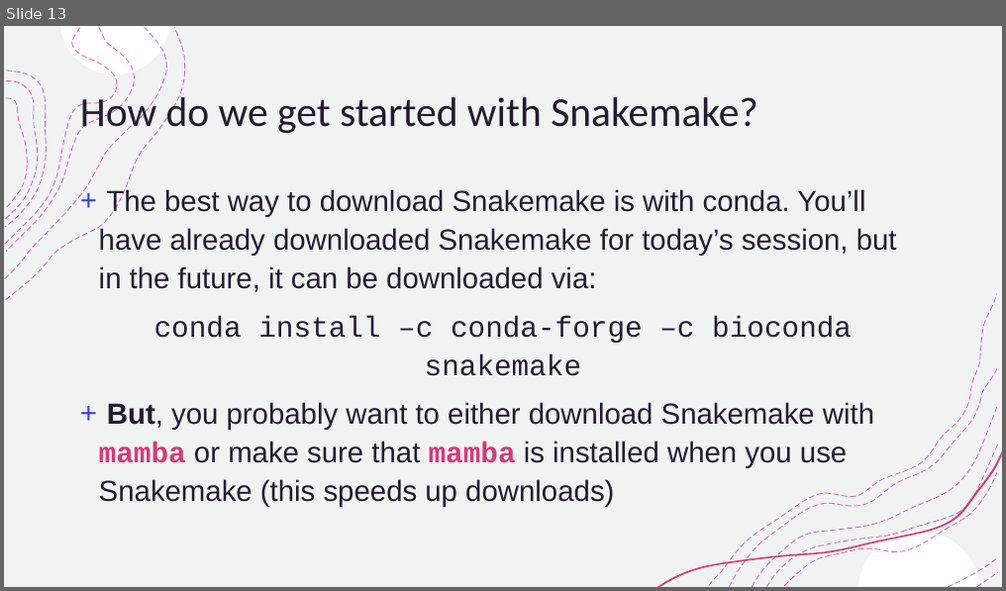
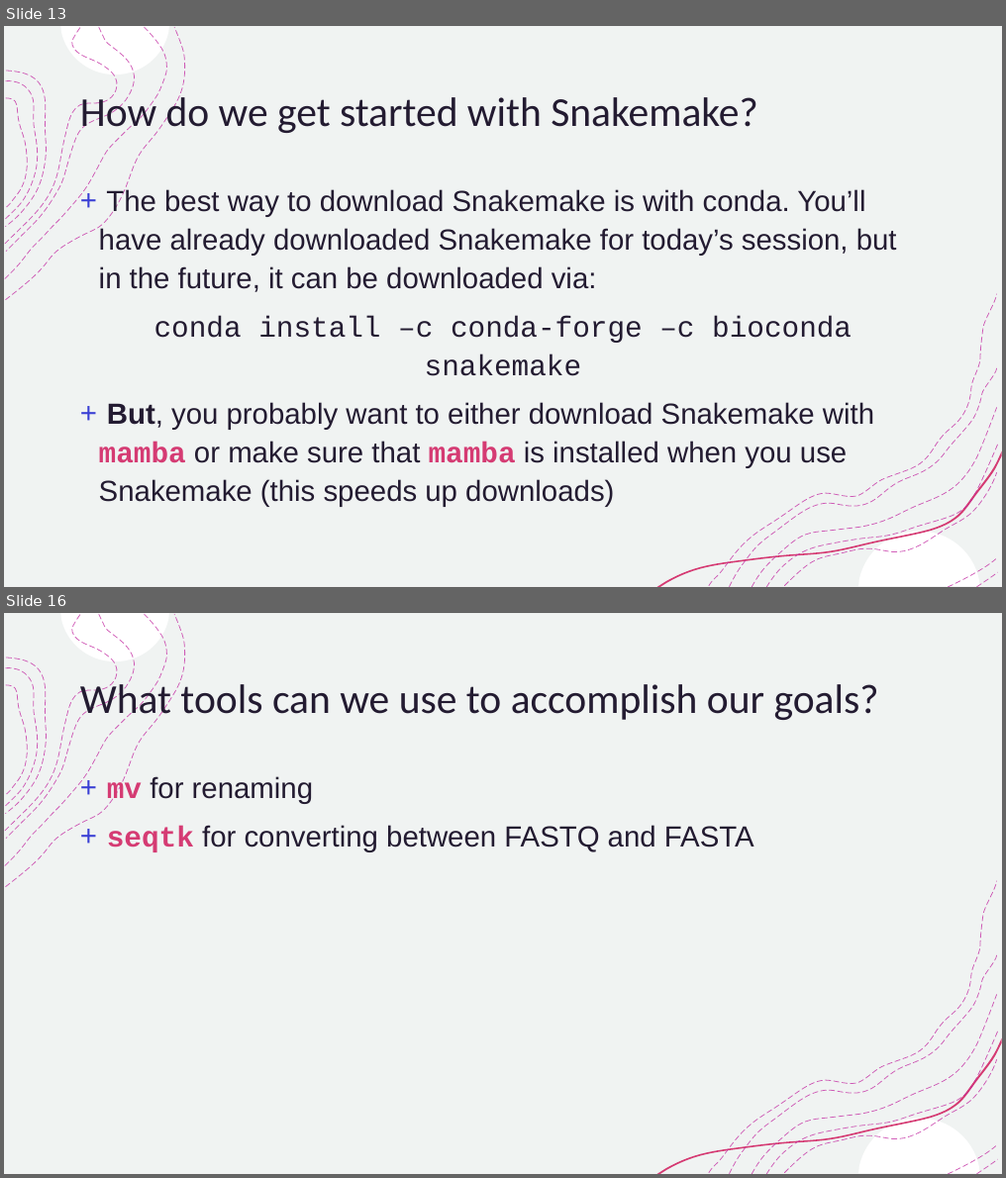
Before and after one commit to AlexanderLabWHOI/2021-env-bioinformatics-snakemake, a slide deck: slides/AIK_redesign_snakemake_slides.pptx. Shown one above the other, each under a label of ours: slide 13 before the commit, slides 13 and 16 after it; the slides between them are not shown. The pictures are 1006x591 and 1006x1178 pixels, drawn with LibreOffice and Linux fonts; fonts in the diff are those of the drawing. Boxes give left, top, right and bottom in pixels: in the first picture for what was removed or moved away, otherwise in the second. Text is boxed around its words. In the diff, an @@ line names an element or a change of style, - is before the commit and + after.

```diff
--- a/slides/AIK_redesign_snakemake_slides.pptx
+++ b/slides/AIK_redesign_snakemake_slides.pptx
@@ slide 16 added at [4,613,1002,1174], background #FFFFFF; not listed: 18 template elements that a slide beside it also shows @@
@@ title added at [80,679,879,723], 39.6 pt, text #231B31 @@
+What tools can we use to accomplish our goals?
@@ text added at [107,776,754,853], 28 pt, text #231B31 @@
++ mv for renaming
++ seqtk for converting between FASTQ and FASTA
```
Also in this commit, not shown: 2 slides changed, 4 other slides added.
